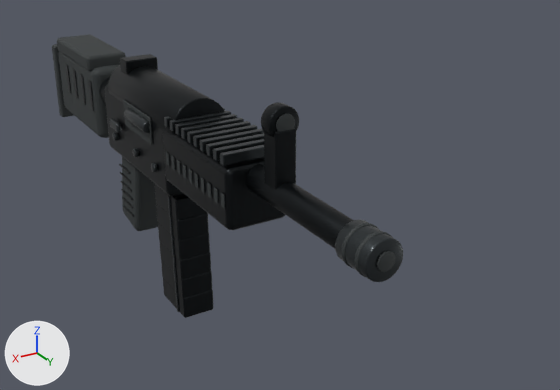
A saved change to the glTF model models/csgo/m4a1.glb.
Before and after are seen from a 50 mm camera at (0.387, 1.014, 0.354) aimed at (-0.09, 0.22, -0.043). Arrows for +X, +Y and +Z are at lower left; the lights stay in place. The older version comes first. Where no turn or scale is listed for an object, it has been applied to the vertices. Vertices at exactly the same position are counted once.

The first picture shows 'weapon_Machined edges', 'weapon_Parkerized steel', 'weapon_Polymer'.
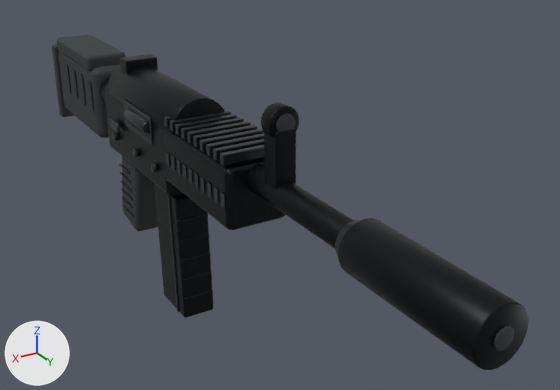
Location of each change, (x1, y1, x2, y2) in pixels of the pictures (560 x 390 px):
'weapon_Parkerized steel', reshaped: before (65, 54, 353, 318); after (65, 54, 529, 370)
'weapon_Polymer', reshaped (35% wider, 30% taller): before (52, 34, 395, 277); after (52, 34, 514, 351)
part 1 of me_cylinder_005, added: after (338, 218, 529, 370)
part 2 of me_cylinder_008, added: after (494, 326, 514, 351)

The edits, one by one:
me_cylinder_005 is used by ob_weapon_parkerized_steel; location (0.0, 0.365, 0.035).
me_cylinder_005 had 2360 vertices, 4612 faces and spanned x -0.039..0.039, y -0.651..0.159, z -0.267..0.096.
me_cylinder_005 now has 2504 vertices, 4896 faces and spans x -0.039..0.039, y -0.651..0.32, z -0.267..0.096.
me_cylinder_005 part 1: the loose piece of 144 vertices spanning x -0.016..0.016, y -0.159..0.159, z -0.016..0.016 is copied, and the copy is scaled about its middle by (1.78, 0.533, 1.78), then moved by (0.0, 0.235, 0.0); it spans x -0.028..0.028, y 0.15..0.32, z -0.028..0.028.
me_cylinder_008 is used by ob_weapon_polymer; location (0.0, 0.514, 0.035).
me_cylinder_008 had 1792 vertices, 3508 faces and spanned x -0.033..0.041, y -0.869..0.036, z -0.203..0.089.
me_cylinder_008 now has 1912 vertices, 3744 faces and spans x -0.033..0.041, y -0.869..0.174, z -0.203..0.089.
me_cylinder_008 part 2: the loose piece of 120 vertices spanning x -0.01..0.01, y 0.034..0.036, z -0.01..0.01 is copied, and the copy is moved by (0.0, 0.138, 0.0); it spans x -0.01..0.01, y 0.172..0.174, z -0.01..0.01.
